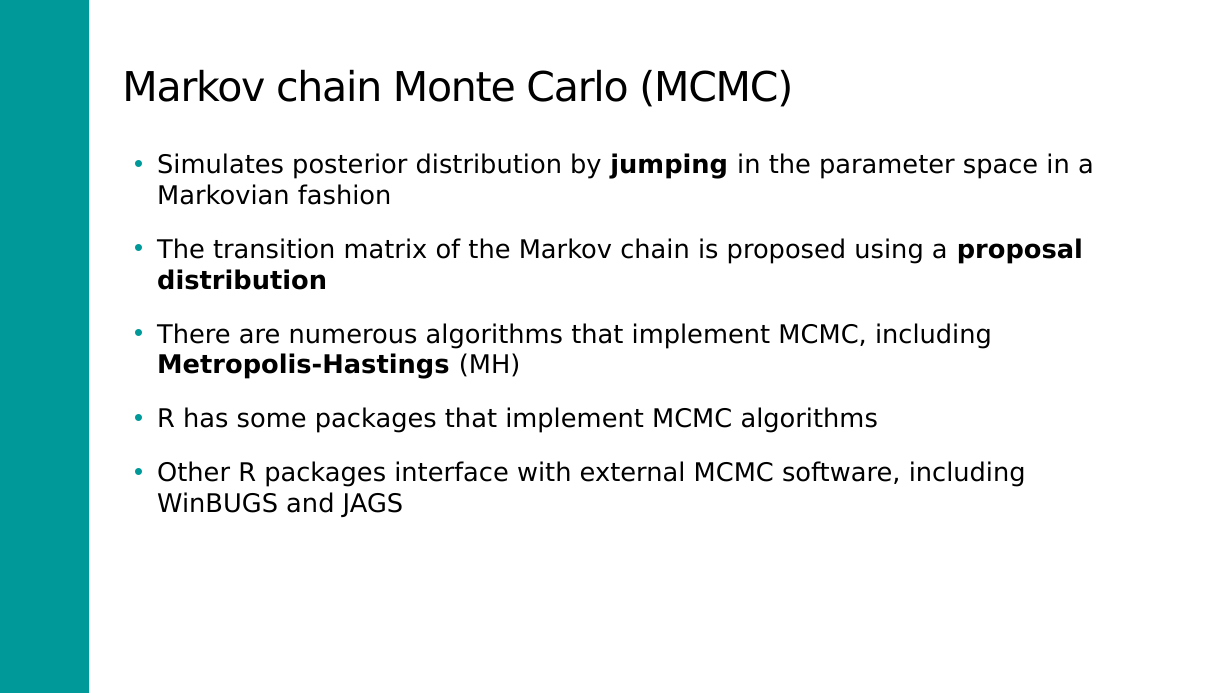
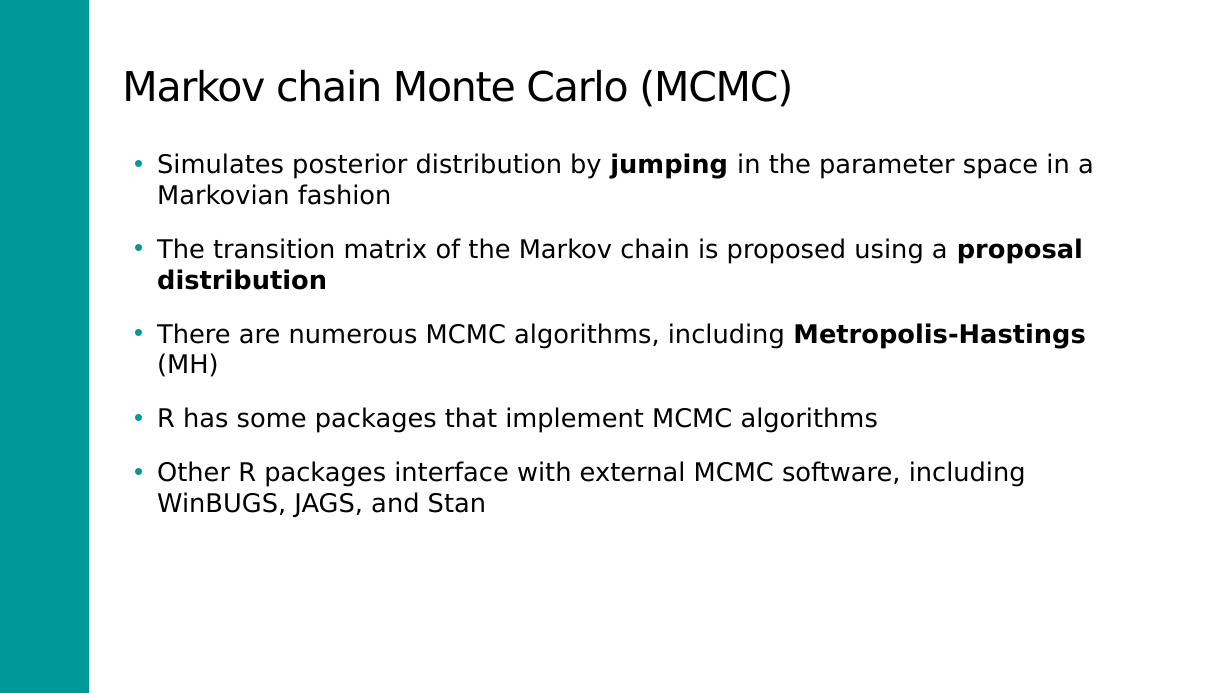
Before and after one commit to DARTH-git/model-calibration-ispor-shortcourse, a slide deck: slide 31 of ISPOR2023_Calibration.pptx. Drawn at 1232x693 pixels with LibreOffice and Linux fonts; fonts in the diff are those of the drawing. Boxes give left, top, right and bottom in pixels: in the first picture for what was removed or moved away, otherwise in the second. Text is boxed around its words. In the diff, an @@ line names an element or a change of style, - is before the commit and + after.

```diff
--- a/ISPOR2023_Calibration.pptx
+++ b/ISPOR2023_Calibration.pptx
@@ text at (x1=157, y1=323, x2=1085, y2=377): text changed @@
-• There are numerous algorithms that implement MCMC, including Metropolis-Hastings (MH)
+• There are numerous MCMC algorithms, including Metropolis-Hastings (MH)
@@ text at (x1=157, y1=461, x2=1026, y2=517): text changed @@
-• Other R packages interface with external MCMC software, including WinBUGS and JAGS
+• Other R packages interface with external MCMC software, including WinBUGS, JAGS, and Stan
```
